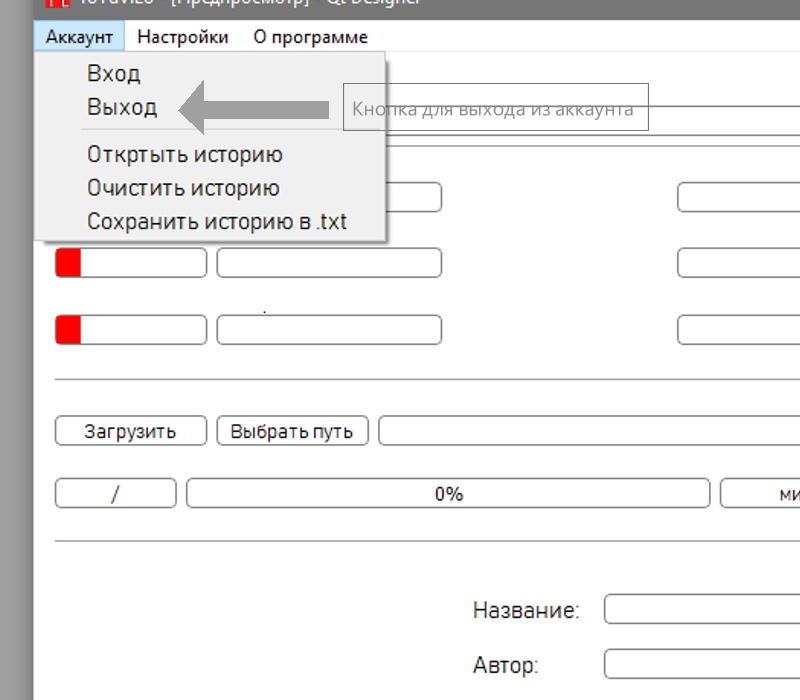
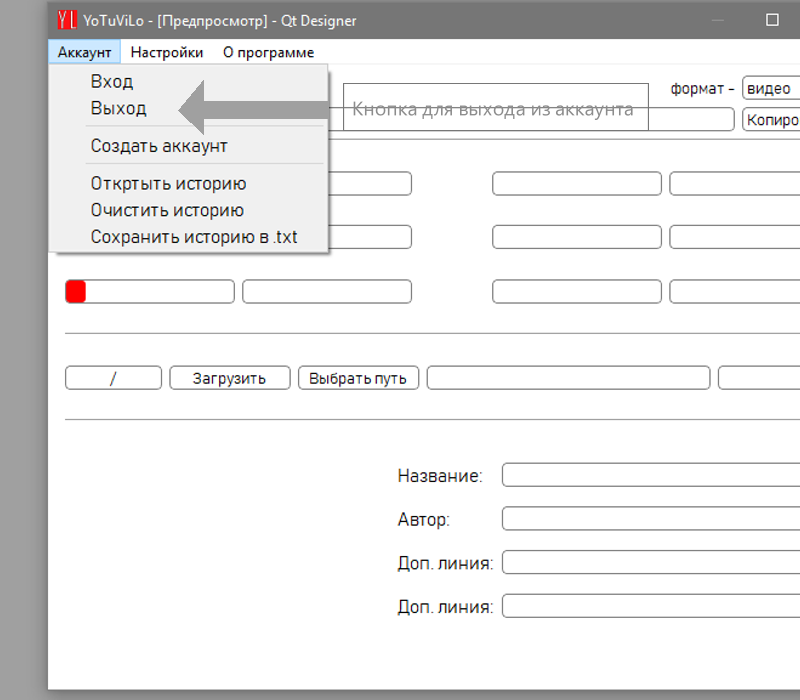
The second 800×700 image is a revision of the first. Changes to its layers:
painted on "Обычный слой 1" over [135, 39, 391, 167]
added layer "Обычный слой 1 (вставлено)" (1st of 2) above "Обычный слой 1 (вставлено)" over [12, 0, 800, 700]
painted on "Обычный слой 1 (вставлено)" (2nd of 2) over [12, 0, 800, 700]
painted on "Фон" (1st of 3) over [12, 0, 800, 700]
